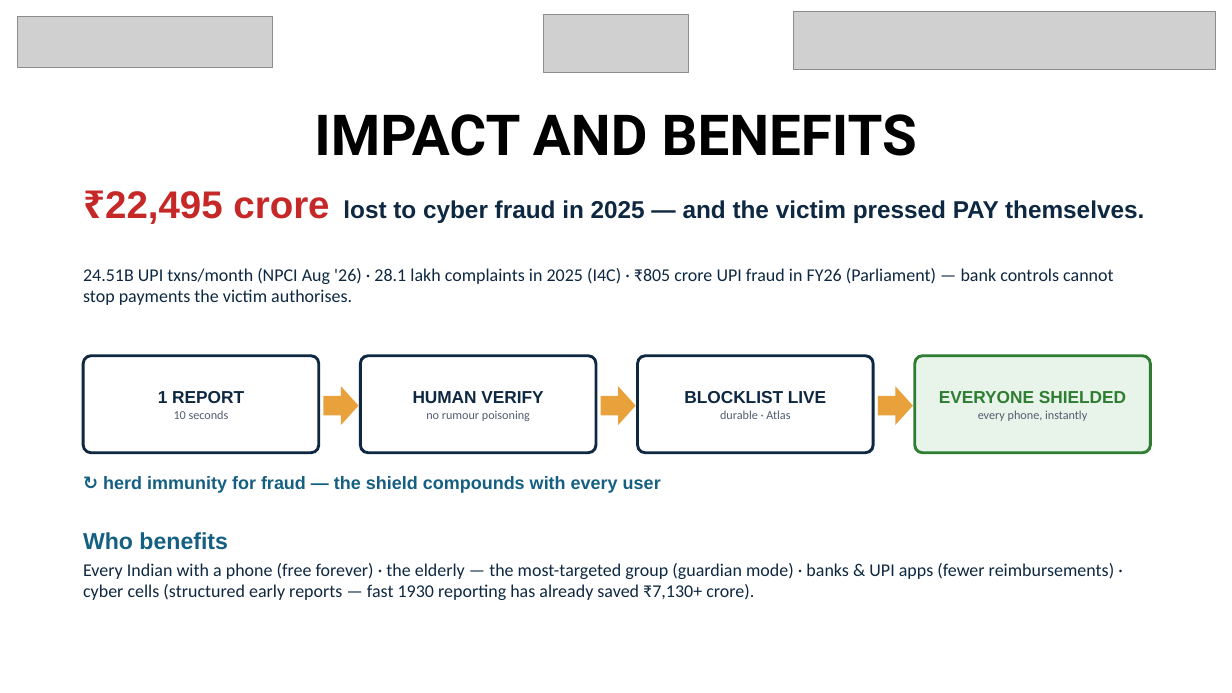
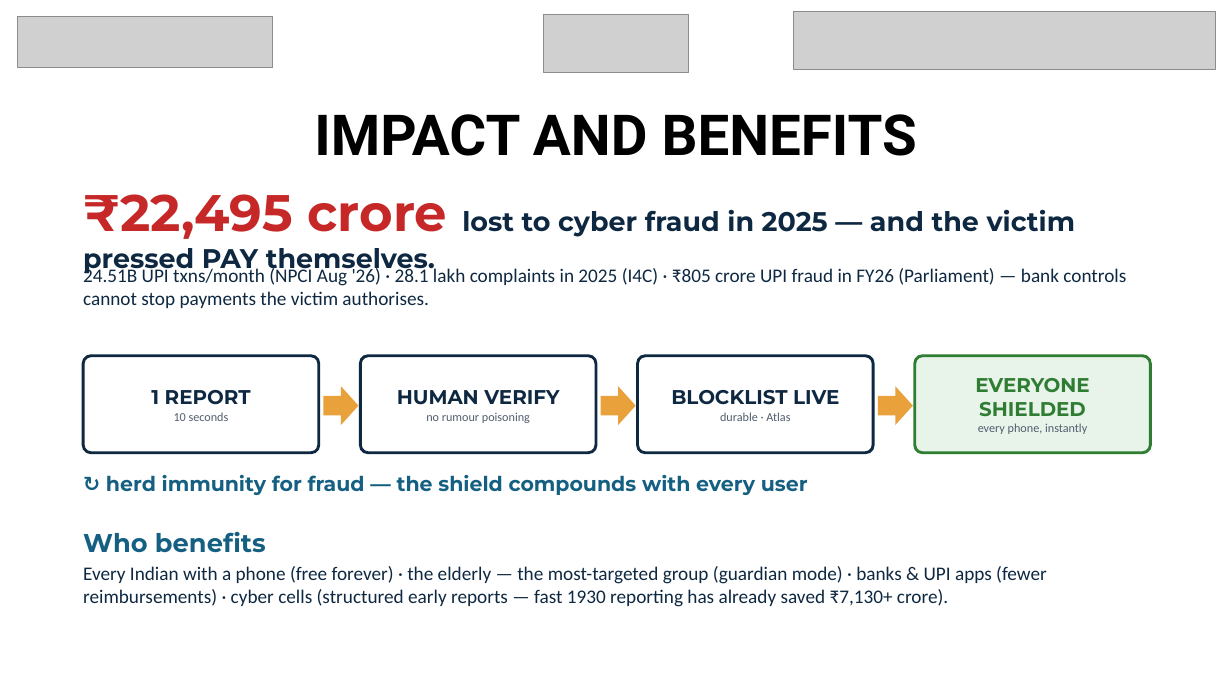
Before and after one commit to SaudSatopay/Dhaal, a slide deck: slide 6 of pitch/Dhaal-HackX-submission-v2.pptx. Drawn at 1232x693 pixels with LibreOffice and Linux fonts; fonts in the diff are those of the drawing; grey boxes stand for pictures. Boxes give left, top, right and bottom in pixels: in the first picture for what was removed or moved away, otherwise in the second. Text is boxed around its words. In the diff, an @@ line names an element or a change of style, - is before the commit and + after.

```diff
--- a/pitch/Dhaal-HackX-submission-v2.pptx
+++ b/pitch/Dhaal-HackX-submission-v2.pptx
@@ text "₹22,495 crore lost to cyber ..." at (83,194,1075,275): size 30 to 40 pt in "₹22,495 crore"; size 19 to 21 pt in "lost to cyber fraud in 2025 — ..."; font Arial to Montserrat @@
@@ text "24.51B UPI txns/month (NPCI Aug ..." at (83,266,1126,308): size 14 to 15 pt @@
@@ text in rounded rectangle at (975,378,1089,416): size 13.5 to 15.5 pt, font Arial to Montserrat in "EVERYONE SHIELDED" @@
@@ text in rounded rectangle at (151,390,251,405): size 13.5 to 15.5 pt, font Arial to Montserrat in "1 REPORT" @@
@@ text in rounded rectangle at (397,390,559,405): size 13.5 to 15.5 pt, font Arial to Montserrat in "HUMAN VERIFY" @@
@@ text in rounded rectangle at (671,390,839,405): size 13.5 to 15.5 pt, font Arial to Montserrat in "BLOCKLIST LIVE" @@
@@ text "↻ herd immunity for fraud ..." at (106,475,808,495): size 14 to 16 pt, font Arial to Montserrat @@
@@ text "Who benefits" at (83,532,1047,607): size 18 to 20 pt, font Arial to Montserrat in "Who benefits"; size 14 to 15 pt @@
```
Also in this commit, not shown: 7 other slides changed, 1 other file.
